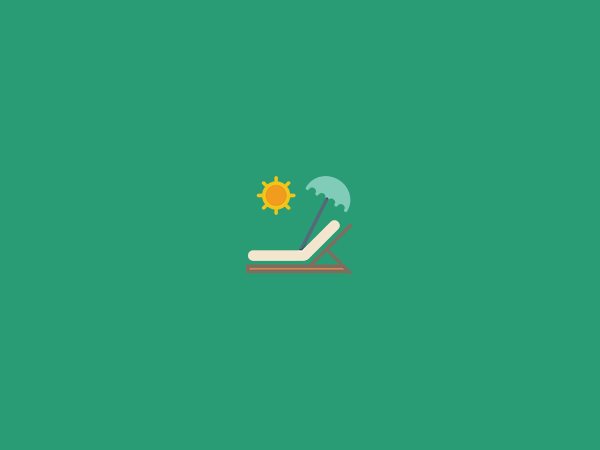
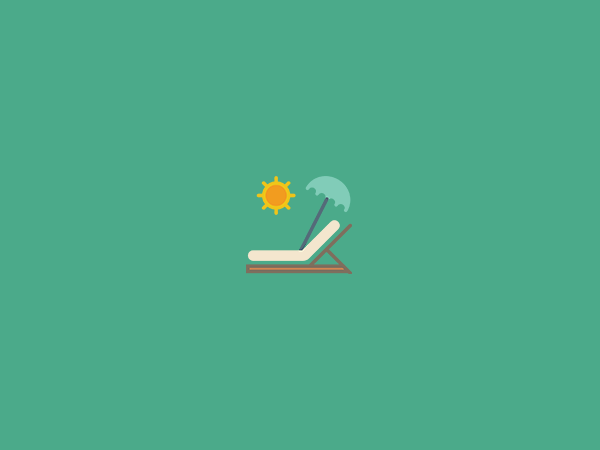
Two versions of the same layered image (600 x 450). Layer-by-layer changes:
painted on "Color Fill 1" over [0,0,600,450]
